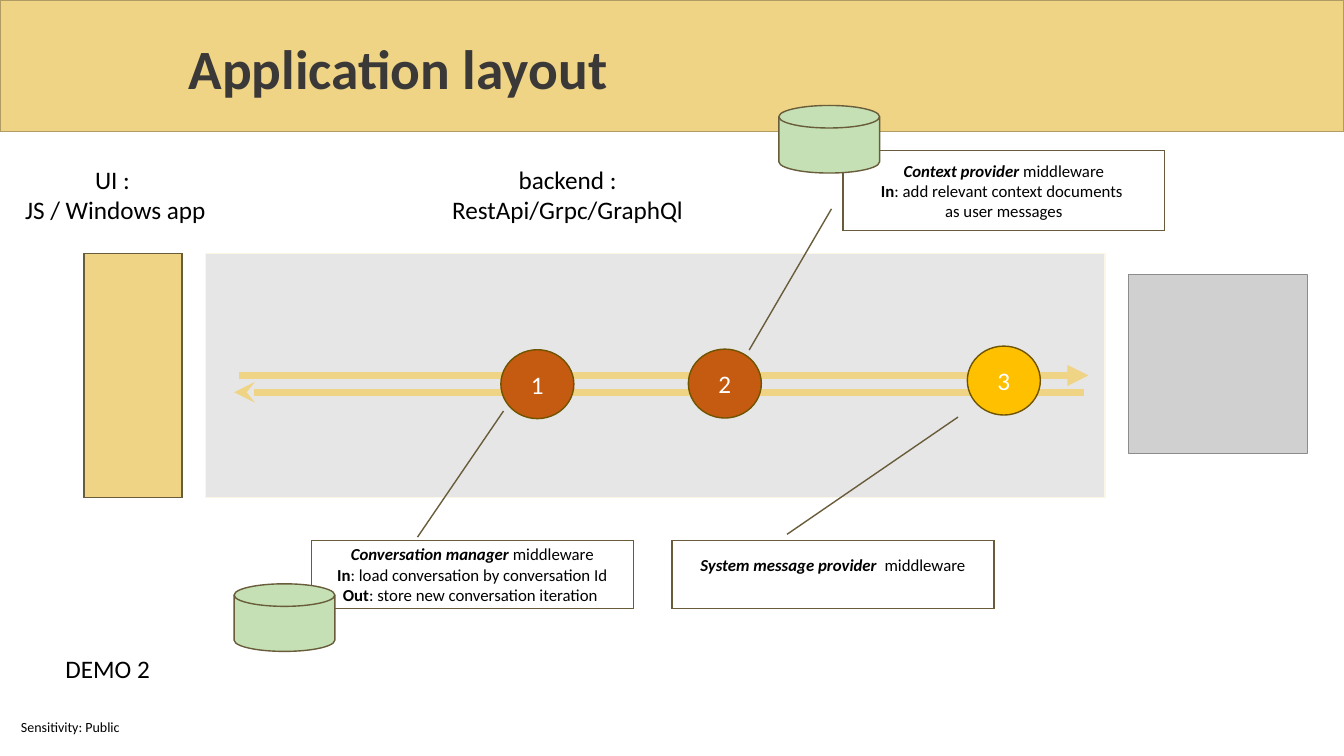
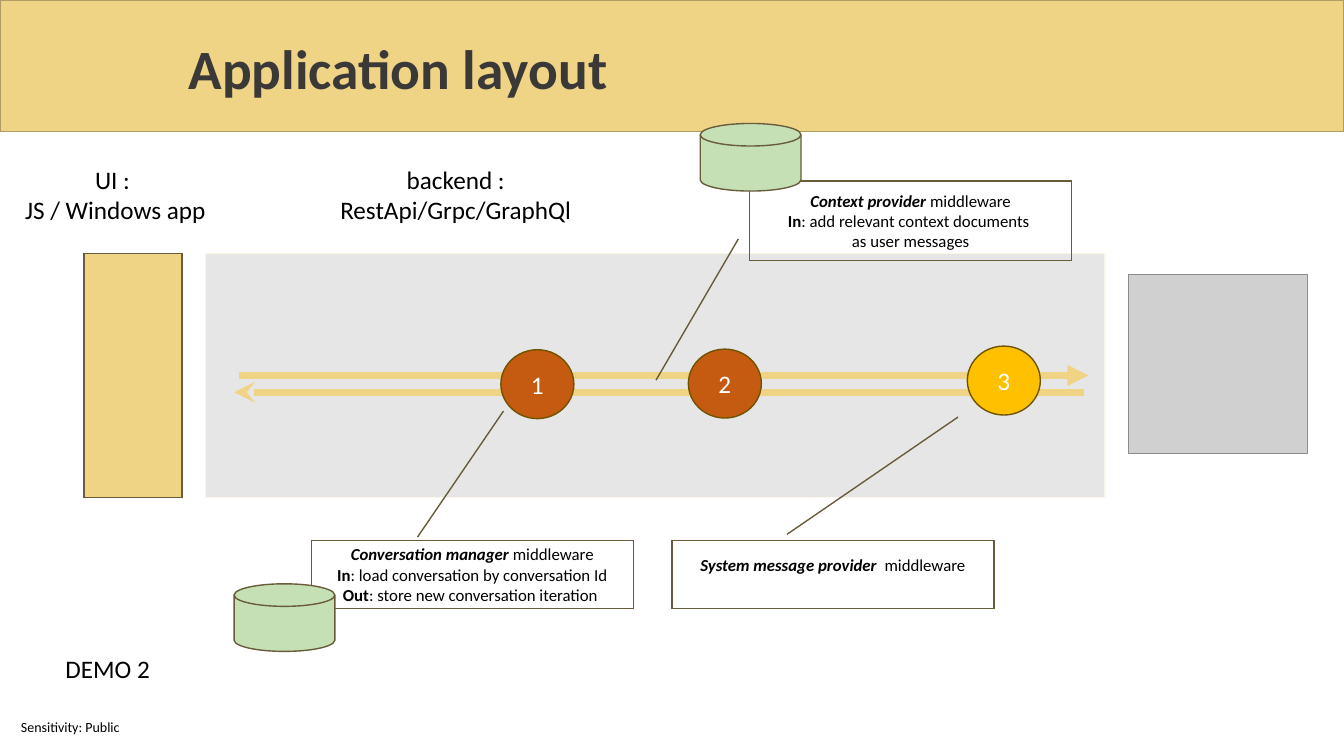
Before and after one commit to sabbadino/AzureDay2023Torino, a slide deck: slide 23 of sessions/room1_15_30/azure-day-ChatBot.pptx (slide 24 before the commit). Drawn at 1344x756 pixels with LibreOffice and Linux fonts; fonts in the diff are those of the drawing; grey boxes stand for pictures; background and template pictures are left out. Boxes give left, top, right and bottom in pixels: in the first picture for what was removed or moved away, otherwise in the second. Text is boxed around its words. In the diff, an @@ line names an element or a change of style, - is before the commit and + after.

```diff
--- a/sessions/room1_15_30/azure-day-ChatBot.pptx
+++ b/sessions/room1_15_30/azure-day-ChatBot.pptx
@@ cylinder: place and size @@
-cylinder at (779,106,880,173)
+cylinder at (701,124,802,192)
@@ text "backend : RestApi/Grpc/GraphQl": place and size @@
-text "backend : RestApi/Grpc/GraphQl" at (452,171,683,223)
+text "backend : RestApi/Grpc/GraphQl" at (340,171,571,223)
@@ border callout "Context provider middleware In: add ...": place and size @@
-border callout "Context provider middleware In: add ..." at (843,151,1165,231)
+border callout "Context provider middleware In: add ..." at (750,180,1072,260)
```
Also in this commit, not shown: 15 other slides changed, 5 slides removed.
